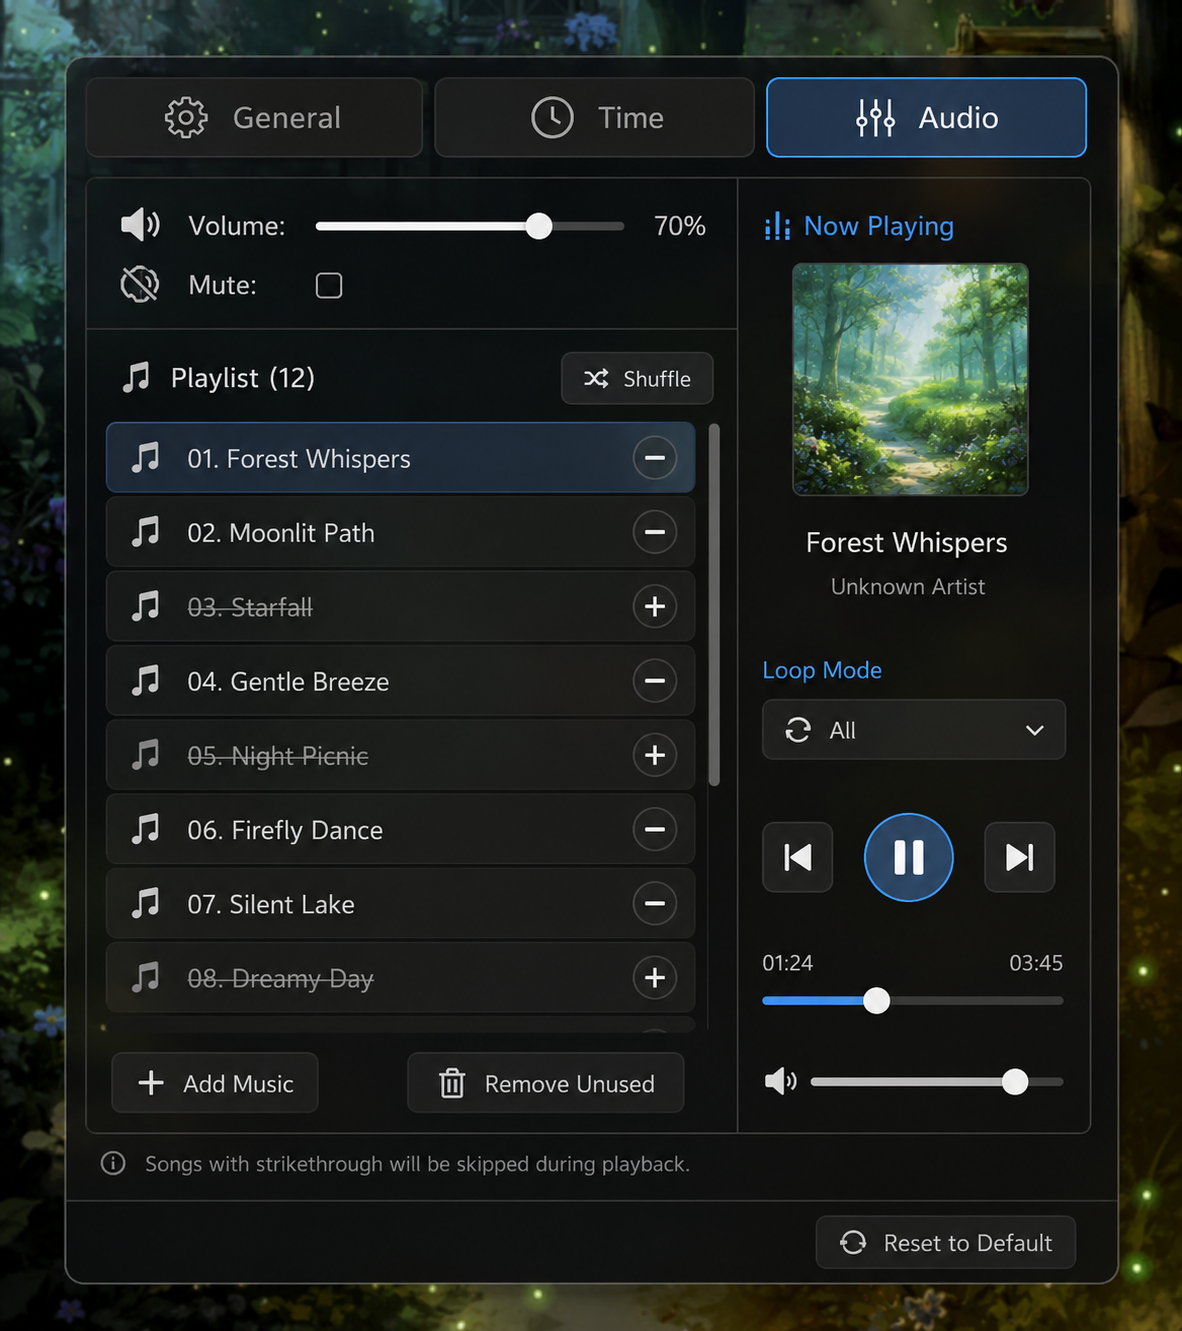
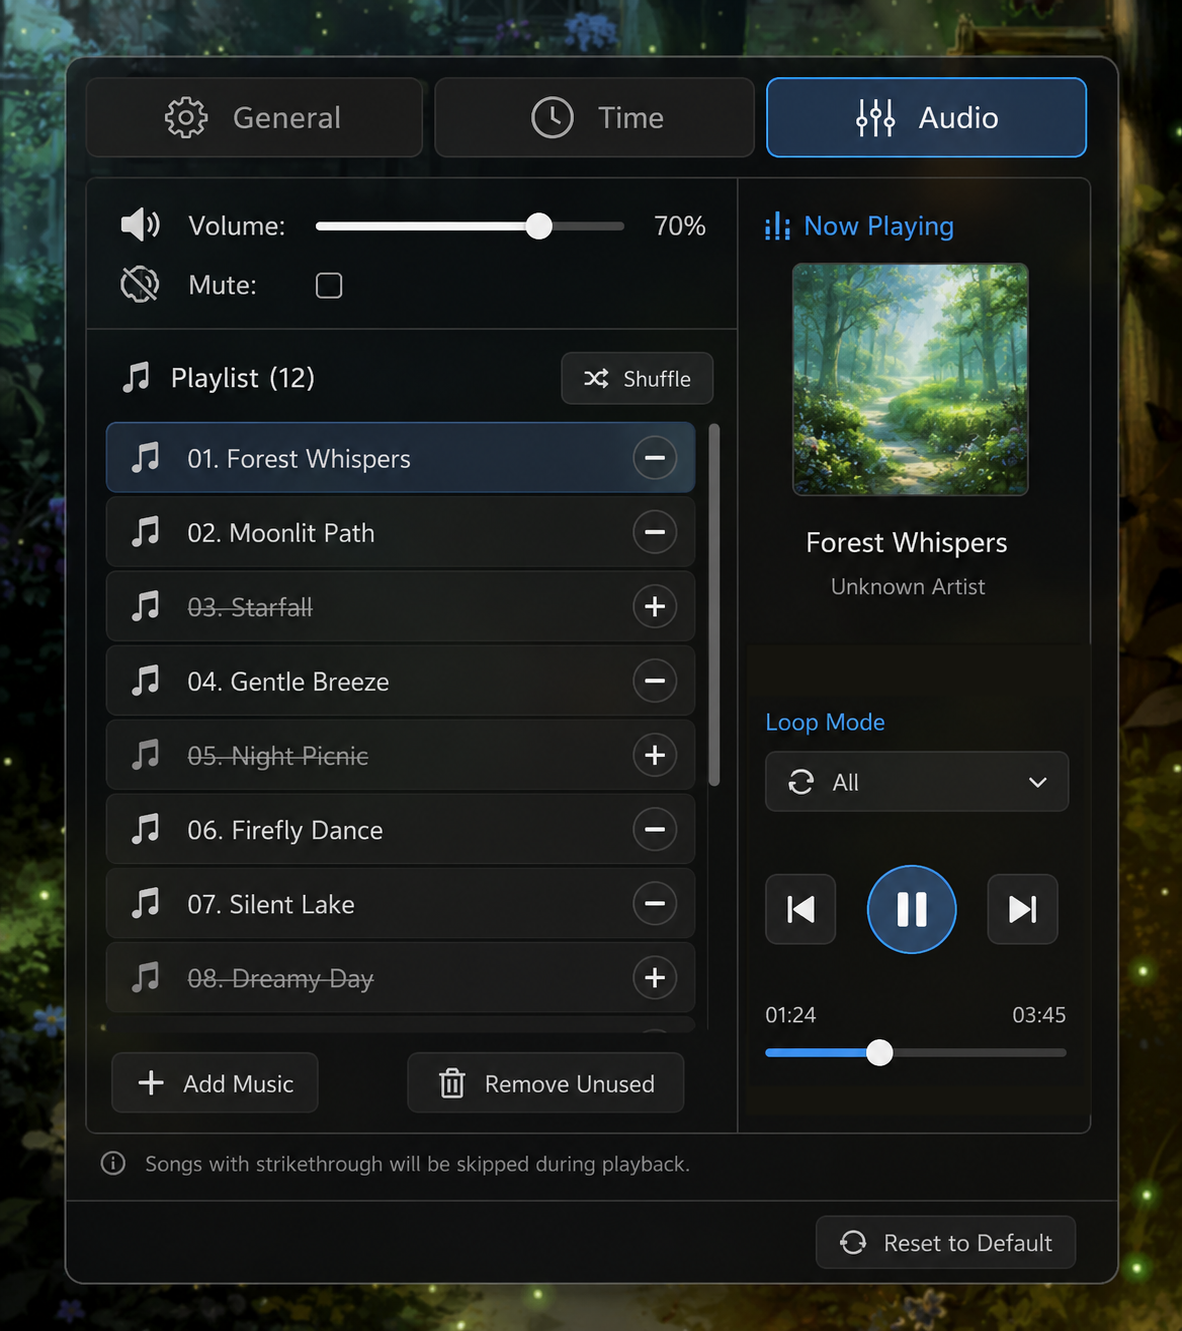
Layered file, before and after one edit (1182×1331). Changes by layer:
added layer "图层 1" above "图层 2" over [746, 693, 1087, 1089]
added layer "图层 2" above "背景" over [745, 642, 1093, 1117]
added layer "背景" over [745, 642, 1093, 1117]